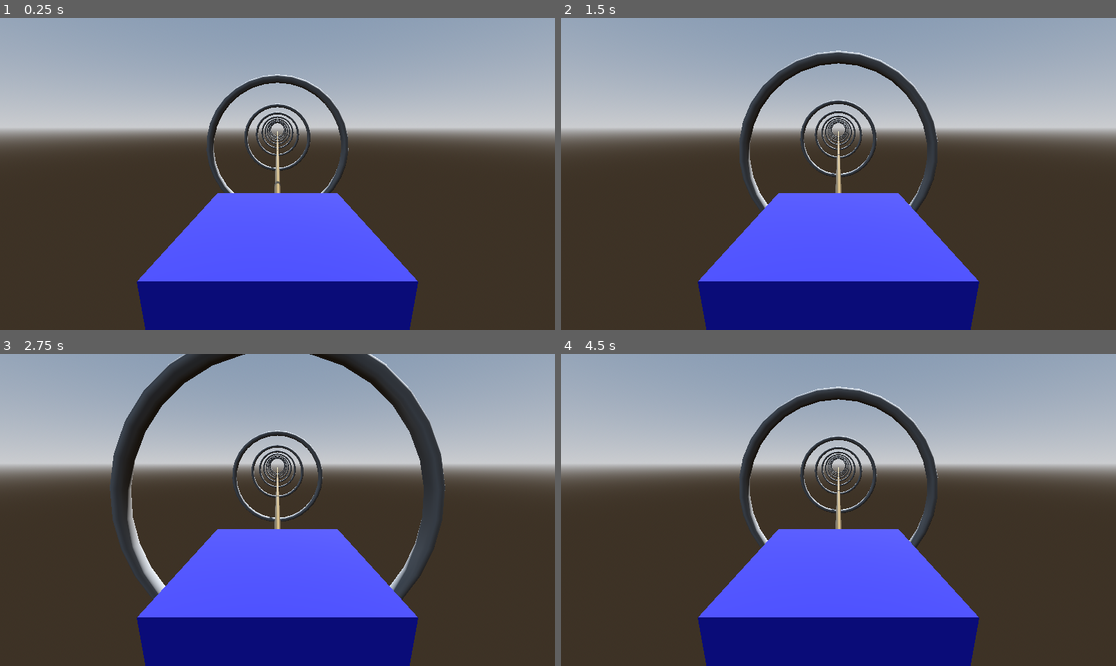
Above: before the commit, frames 1-4 (two rows, left to right).
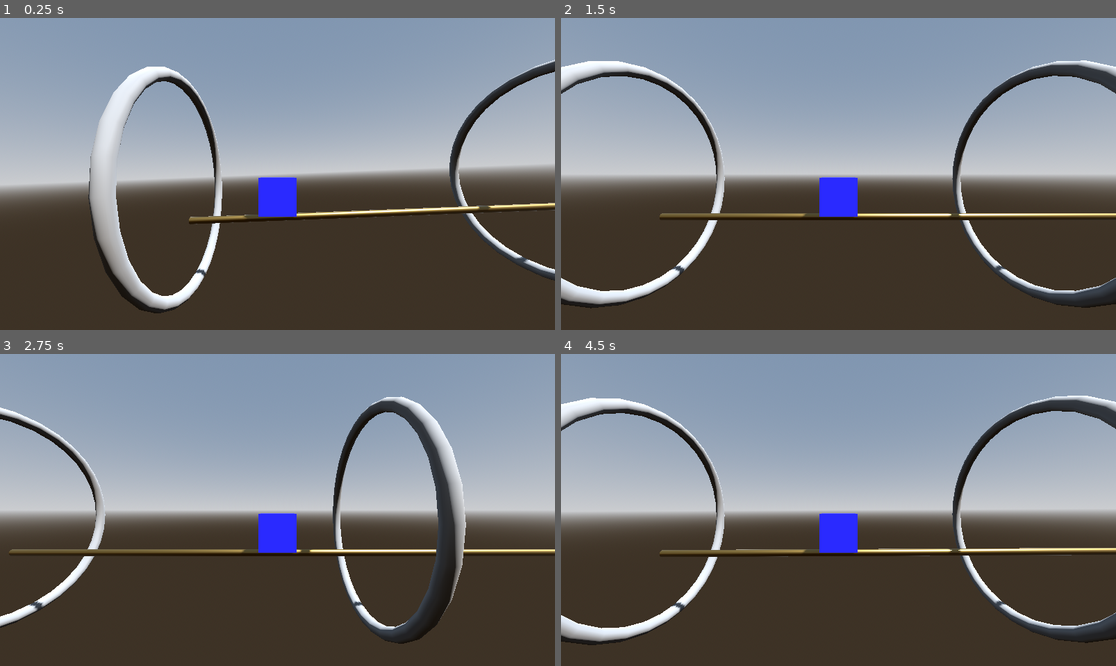
Above: after the commit, the same moments.

Repository: renanstn/godot-infinite-path-test
Game: Godot game, scene res://Scenes/test_scene.tscn
Same seed, same stepped clock (60 frames per second), same inputs: the game is played once before the commit and once after it.
Inputs:
- Up to frame 1 (0.25 s): no input
- Up to frame 2 (1.5 s): tap Enter (ui_accept) at 0.5, 0.77 s
- Up to frame 3 (2.75 s): tap Enter (ui_accept) at 1.52 s
- Up to frame 4 (4.5 s): tap Enter (ui_accept) at 3.02, 3.77 s

The runs differ from the first frame. In frame 1, 54% of the frame differs, in the area x 0-100%, y 13-100%; in frame 2, 57%; in frame 3, 57%; in frame 4, 57%, in the area x 0-100%, y 10-100%.

Commit message:
Add tilt jump effect

Diff:
--- a/Scenes/player.tscn
+++ b/Scenes/player.tscn
@@ -20,5 +20,5 @@
 shape = SubResource("BoxShape3D_cvnsp")
 
 [node name="Camera3D" type="Camera3D" parent="."]
-transform = Transform3D(1, 0, 0, 0, 0.974629, 0.223828, 0, -0.223828, 0.974629, 0, 1.03435, 1.11801)
+transform = Transform3D(-4.37114e-08, 0, 1, 0, 1, 0, -1, 0, -4.37114e-08, 5.76807, 0.602152, 0.0019536)
 current = true
--- a/Scenes/test_scene.tscn
+++ b/Scenes/test_scene.tscn
@@ -33,4 +33,4 @@
 [node name="Player" parent="." instance=ExtResource("1_3dogw")]
 
 [node name="Floor" parent="." instance=ExtResource("4_hb2xm")]
-transform = Transform3D(1, 0, 0, 0, 1, 0, 0, 0, 1, 0, -0.655243, 0)
+transform = Transform3D(1, 0, 0, 0, 1, 0, 0, 0, 1, 0, -0.999908, 0)
--- a/Scripts/player.gd
+++ b/Scripts/player.gd
@@ -4,6 +4,9 @@
 @export var jump_force: float = 12.0
 @export var jump_cut_multiplier: float = 0.4
 @export var max_jump_time: float = 0.10
+@export var max_tilt_up: float = 12.0
+@export var max_tilt_down: float = -14.0
+@export var tilt_speed: float = 8.0
 
 var jump_time := 0.0
 var is_jumping := false
@@ -12,17 +15,14 @@
 	var jump_pressed = Input.is_action_just_pressed("ui_accept")
 	var jump_held = Input.is_action_pressed("ui_accept")
 	var jump_released = Input.is_action_just_released("ui_accept")
-
 	# Gravity
 	if not is_on_floor():
 		velocity.y -= gravity * delta
-
 	# Jump start
 	if jump_pressed and is_on_floor():
 		is_jumping = true
 		jump_time = 0.0
 		velocity.y = jump_force
-
 	# Keep jumping
 	if is_jumping and jump_held:
 		jump_time += delta
@@ -30,13 +30,24 @@
 			velocity.y = jump_force
 		else:
 			is_jumping = false
-
 	# Cut jump when release button
 	if is_jumping and jump_released:
 		velocity.y *= jump_cut_multiplier
 		is_jumping = false
-
 	if velocity.y < 0:
 		is_jumping = false
+	_apply_jump_tilt(delta)
+	move_and_slide()
 
-	move_and_slide()
+func _apply_jump_tilt(delta: float) -> void:
+	var target_tilt := 0.0
+	if is_on_floor():
+		target_tilt = 0.0
+	else:
+		if velocity.y > 0:
+			target_tilt = deg_to_rad(max_tilt_up)
+		else:
+			target_tilt = deg_to_rad(max_tilt_down)
+	var current_rotation = rotation
+	current_rotation.x = lerp(current_rotation.x, target_tilt, tilt_speed * delta)
+	rotation = current_rotation
